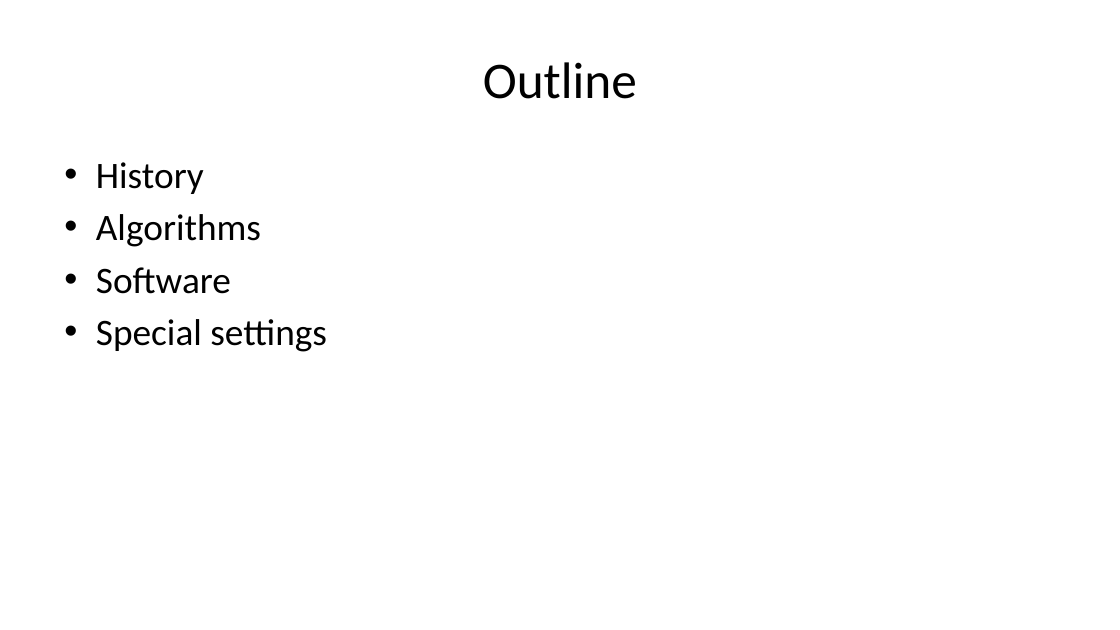
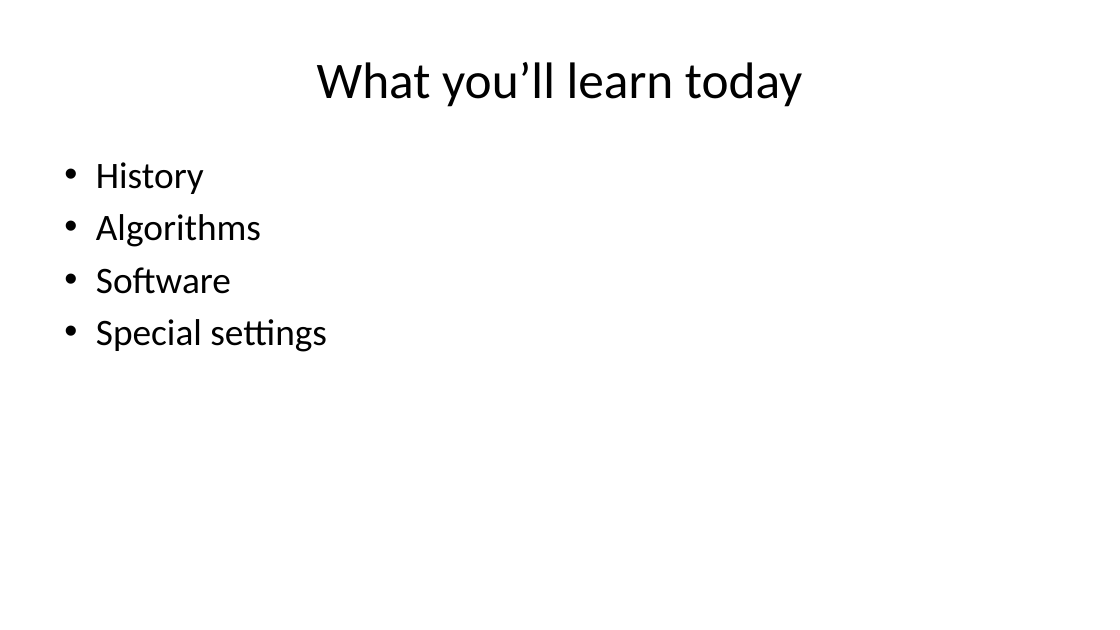
Before and after one commit to pmean/papers-and-presentations, a slide deck: slide 4 of bootstrap/src/bootstrap-slides.pptx (slide 2 before the commit). Drawn at 1120x630 pixels with LibreOffice and Linux fonts; fonts in the diff are those of the drawing. Boxes give left, top, right and bottom in pixels: in the first picture for what was removed or moved away, otherwise in the second. Text is boxed around its words. In the diff, an @@ line names an element or a change of style, - is before the commit and + after.

```diff
--- a/bootstrap/src/bootstrap-slides.pptx
+++ b/bootstrap/src/bootstrap-slides.pptx
@@ title at (317, 62, 803, 107): text changed @@
-Outline
+What you’ll learn today
```
Also in this commit, not shown: 4 other slides changed, 5 slides added, 1 slide removed, 3 other files.
